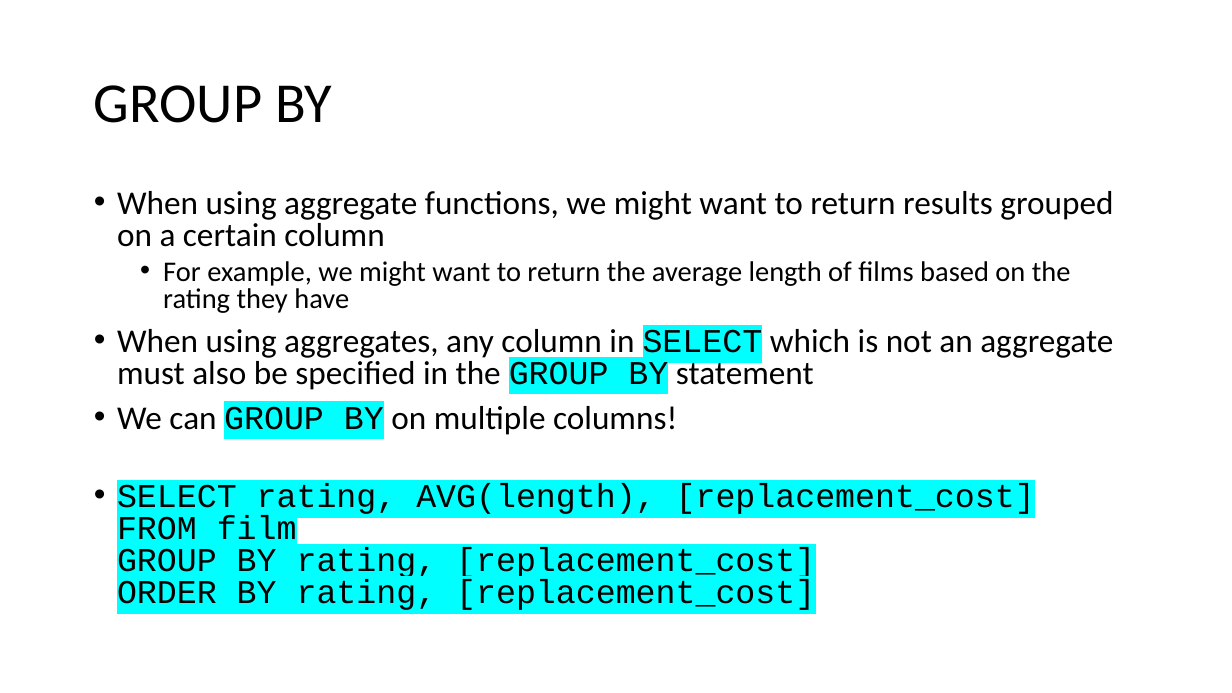
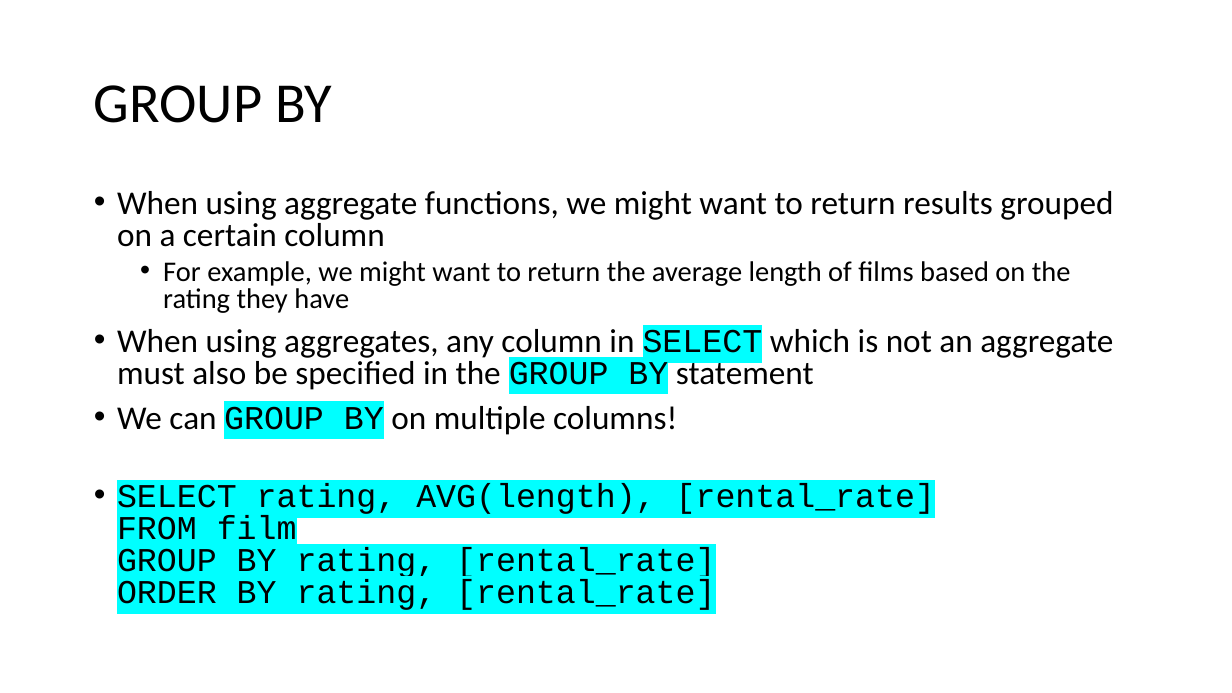
Before and after one commit to vidyasagarbhargava/AiCourse, a slide deck: slide 8 of Chapter 2. Python for Data Scientists/Module 2. SQL/2. SQL Aggregations.pptx. Drawn at 1232x693 pixels with LibreOffice and Linux fonts; fonts in the diff are those of the drawing. Boxes give left, top, right and bottom in pixels: in the first picture for what was removed or moved away, otherwise in the second. Text is boxed around its words. In the diff, an @@ line names an element or a change of style, - is before the commit and + after.

```diff
--- a/Chapter 2. Python for Data Scientists/Module 2. SQL/2. SQL Aggregations.pptx
+++ b/Chapter 2. Python for Data Scientists/Module 2. SQL/2. SQL Aggregations.pptx
@@ text at (117,483,935,610): text changed @@
-• SELECT rating, AVG(length), [replacement_cost]
-  FROM film
-  GROUP BY rating, [replacement_cost]
-  ORDER BY rating, [replacement_cost]
+• SELECT rating, AVG(length), [rental_rate]
+  FROM film
+  GROUP BY rating, [rental_rate]
+  ORDER BY rating, [rental_rate]
```
Also in this commit, not shown: 4 other slides changed, 4 other files.
